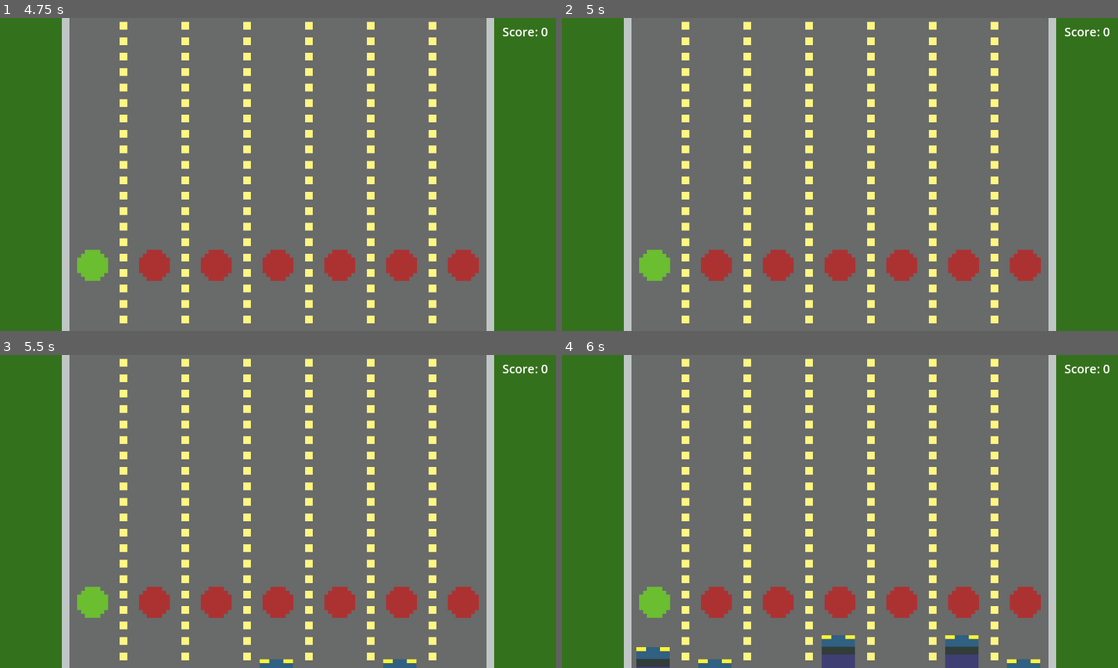
Above: before the commit, frames 1-4 (two rows, left to right).
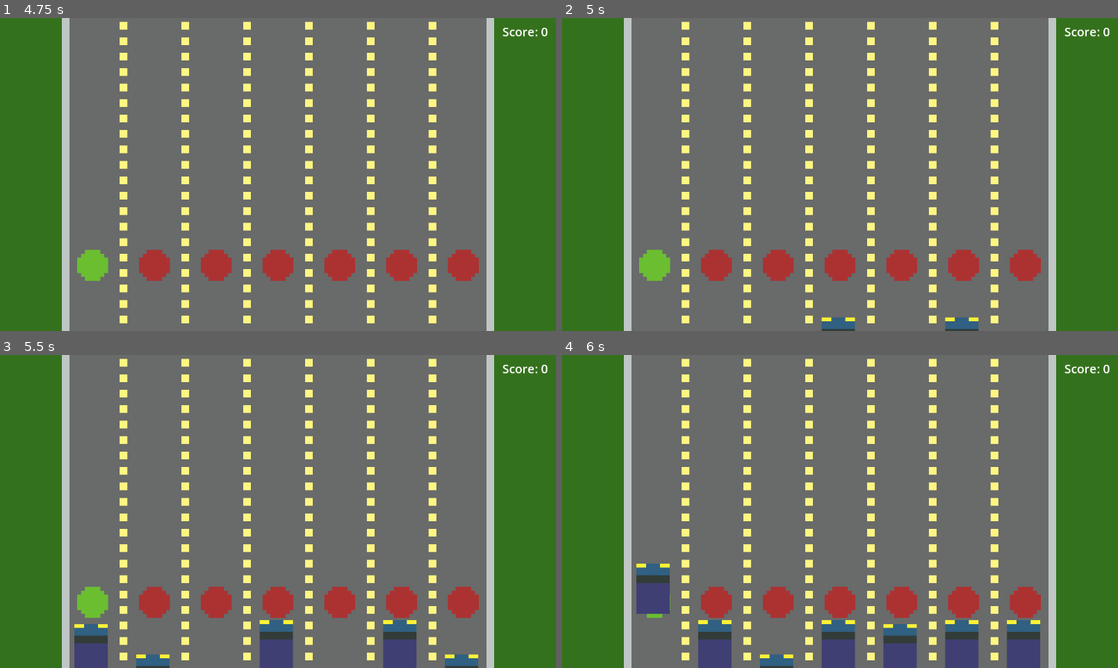
Above: after the commit, the same moments.

Repository: ProphecyOak/GMTKjam23
Game: Godot game, scene res://Scenes/menu.tscn
Two runs of this game, one before a commit and one after it. Both use one fixed random seed, a clock stepped at 60 frames per second and the inputs below.
Inputs (mouse positions are in pixels of both pictures, inside the frame that each line leads up to):
- Up to frame 1 (4.75 s): click "Start" at 0.5 s; click (94, 265) at 1.27 s; click (94, 265) at 2.02 s; click (94, 265) at 2.77 s; tap Enter at 3.5 s; tap Space at 4.25 s
- Up to frame 2 (5 s): no input
- Up to frame 3 (5.5 s): no input
- Up to frame 4 (6 s): no input

Frame 1 is identical in both runs. In frame 2, 0.5% of the frame differs, in the area x 46-75%, y 95-100%; in frame 3, 3.2%; in frame 4, 5.6%, in the area x 13-86%, y 66-100%.

Commit message:
Update car speed

Diff:
--- a/GodotStuff/Characters/car.tscn
+++ b/GodotStuff/Characters/car.tscn
@@ -22,6 +22,7 @@
 
 [node name="Car" type="Node2D"]
 script = ExtResource("2_unhkr")
+verticalSpeed = 250
 
 [node name="VisibleArea" type="Area2D" parent="."]
 scale = Vector2(7.421, 8)
